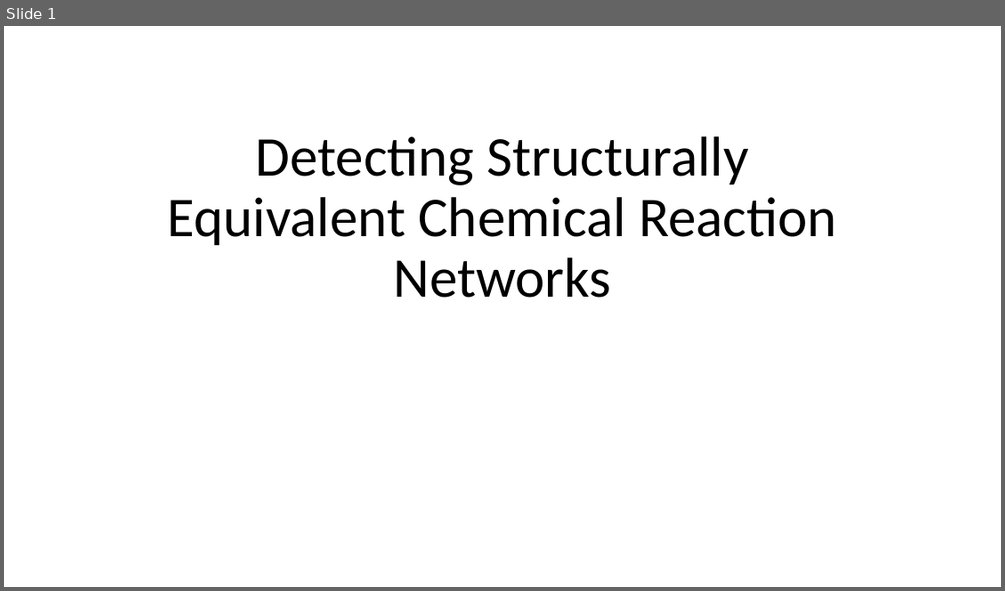
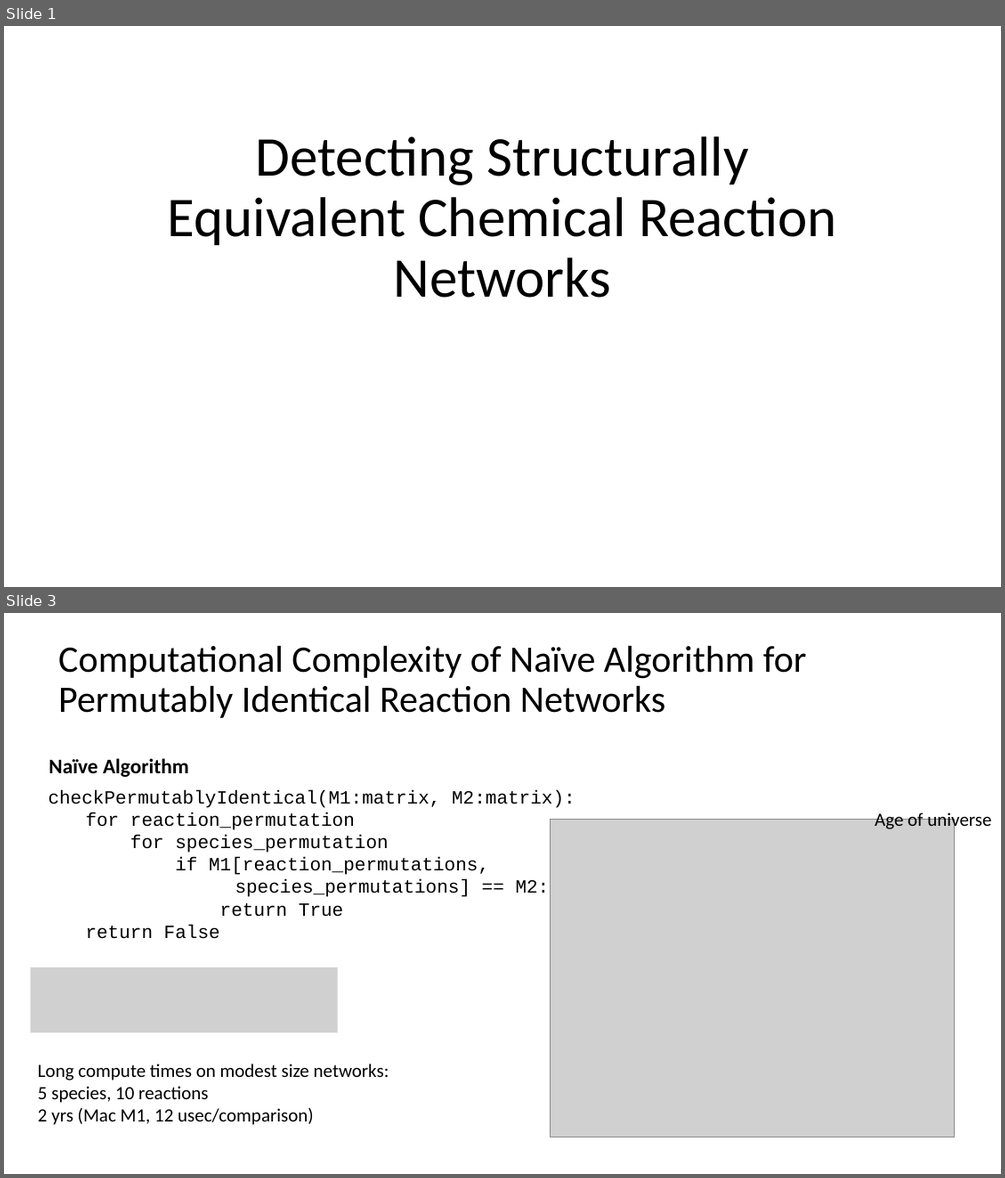
Before and after one commit to ModelEngineering/pySubnetSB, a slide deck: docs/sirn_figures.pptx. Shown one above the other, each under a label of ours: slide 1 before the commit, slides 1 and 3 after it; the slides between them are not shown. The pictures are 1005x591 and 1005x1178 pixels, drawn with LibreOffice and Linux fonts; fonts in the diff are those of the drawing; grey boxes stand for pictures. Boxes give left, top, right and bottom in pixels: in the first picture for what was removed or moved away, otherwise in the second. Text is boxed around its words. In the diff, an @@ line names an element or a change of style, - is before the commit and + after.

```diff
--- a/docs/sirn_figures.pptx
+++ b/docs/sirn_figures.pptx
@@ slide 3 added at (x1=4, y1=613, x2=1001, y2=1174), background #FFFFFF @@
@@ title added at (x1=58, y1=646, x2=807, y2=718), 36 pt, text #000000 @@
+Computational Complexity of Naïve Algorithm for Permutably Identical Reaction Networks
@@ text added at (x1=48, y1=758, x2=189, y2=777), 20 pt, text #000000, bold @@
+Naïve Algorithm
@@ text added at (x1=48, y1=790, x2=575, y2=939), 18 pt, text #000000 @@
+checkPermutablyIdentical(M1:matrix, M2:matrix):
+  for reaction_permutation
+  for species_permutation
+  if M1[reaction_permutations,
+  species_permutations] == M2:
+  return True
+  return False
@@ picture added at (x1=550, y1=819, x2=955, y2=1137) @@
@@ text added at (x1=874, y1=811, x2=991, y2=832), 18 pt, text #000000 @@
+Age of universe
@@ picture added at (x1=30, y1=967, x2=338, y2=1033) @@
@@ text added at (x1=38, y1=1063, x2=389, y2=1125), 18 pt, text #000000 @@
+Long compute times on modest size networks: 5 species, 10 reactions
+2 yrs (Mac M1, 12 usec/comparison)
```
Also in this commit, not shown: 1 slide changed, 4 other files.
